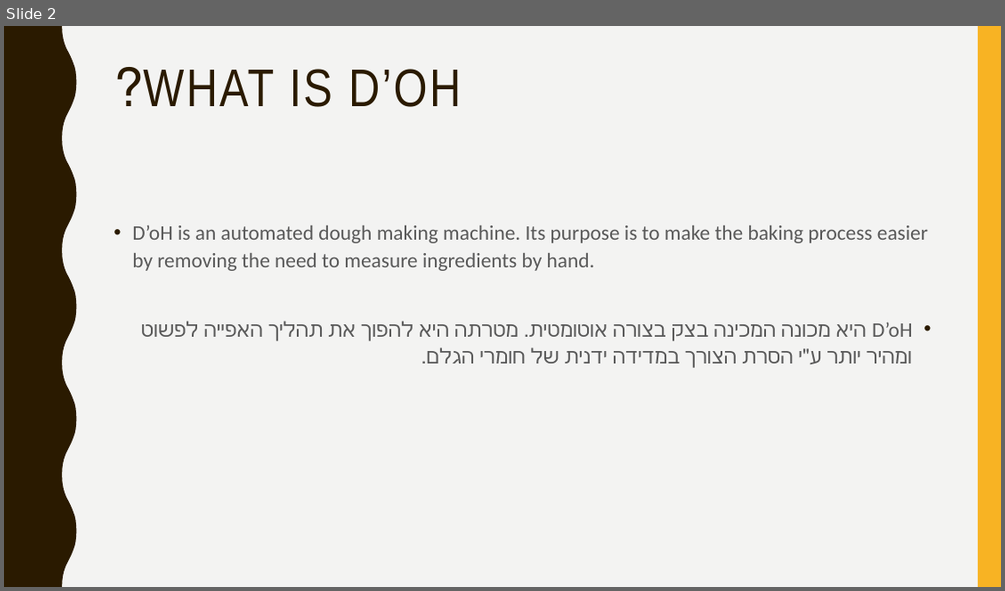
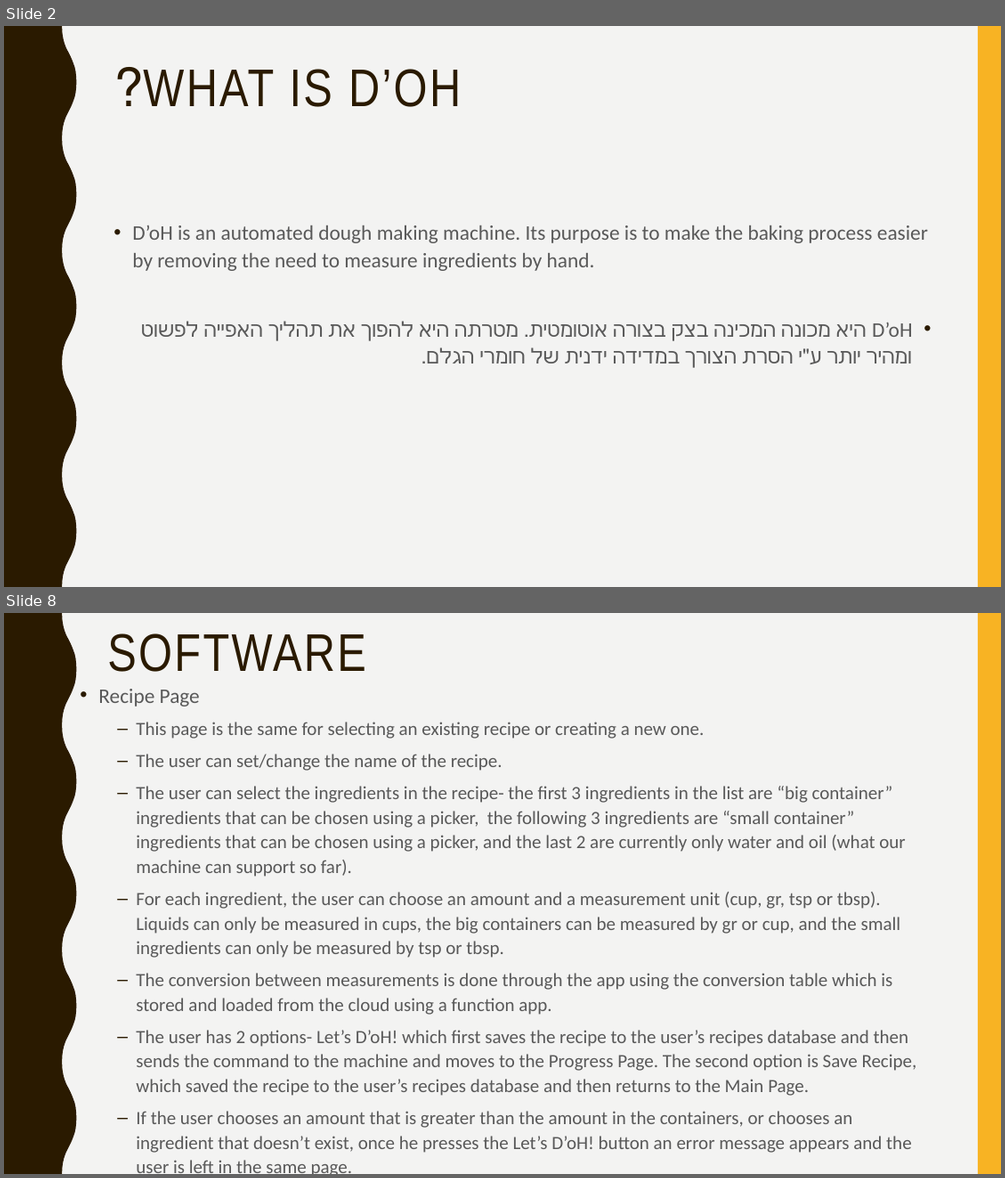
Before and after one commit to MetalYos/ArduinoProject, a slide deck: Project.pptx. Shown one above the other, each under a label of ours: slide 2 before the commit, slides 2 and 8 after it; the slides between them are not shown. The pictures are 1005x591 and 1005x1178 pixels, drawn with LibreOffice and Linux fonts; fonts in the diff are those of the drawing. Boxes give left, top, right and bottom in pixels: in the first picture for what was removed or moved away, otherwise in the second. Text is boxed around its words. In the diff, an @@ line names an element or a change of style, - is before the commit and + after.

```diff
--- a/Project.pptx
+++ b/Project.pptx
@@ slide 8 added at box(4, 613, 1001, 1174), background #F3F3F2; not listed: 2 template elements that a slide beside it also shows @@
@@ title added at box(107, 633, 366, 672), 51 pt, text #2A1A00 @@
+SOFTWARE
@@ text added at box(98, 689, 917, 1174), 18 pt, text #595959 @@
+• Recipe Page
+  – This page is the same for selecting an existing recipe or creating a new one.
+  – The user can set/change the name of the recipe.
+  – The user can select the ingredients in the recipe- the first 3 ingredients in the list are “big container” ingredients that can be chosen using a picker, the following 3 ingredients are “small container” ingredients that can be chosen using a picker, and the last 2 are currently only water and oil (what our machine can support so far).
+  – For each ingredient, the user can choose an amount and a measurement unit (cup, gr, tsp or tbsp). Liquids can only be measured in cups, the big containers can be measured by gr or cup, and the small ingredients can only be measured by tsp or tbsp.
+  – The conversion between measurements is done through the app using the conversion table which is stored and loaded from the cloud using a function app.
+  – The user has 2 options- Let’s D’oH! which first saves the recipe to the user’s recipes database and then sends the command to the machine and moves to the Progress Page. The second option is Save Recipe, which saved the recipe to the user’s recipes database and then returns to the Main Page.
+  – If the user chooses an amount that is greater than the amount in the containers, or chooses an ingredient that doesn’t exist, once he presses the Let’s D’oH! button an error message appears and the user is left in the same page.
```
Also in this commit, not shown: 4 slides changed, 5 other slides added, 3 slides removed, 1 other file.
